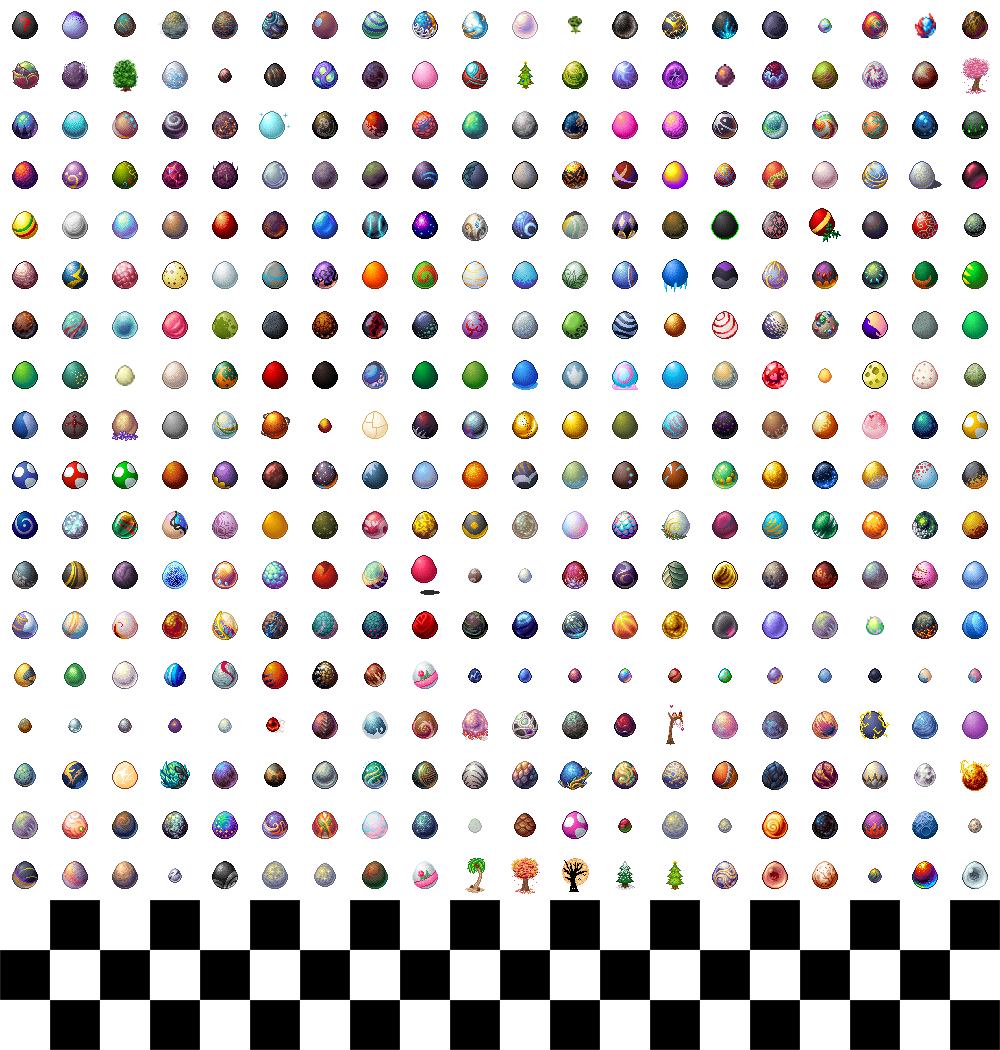
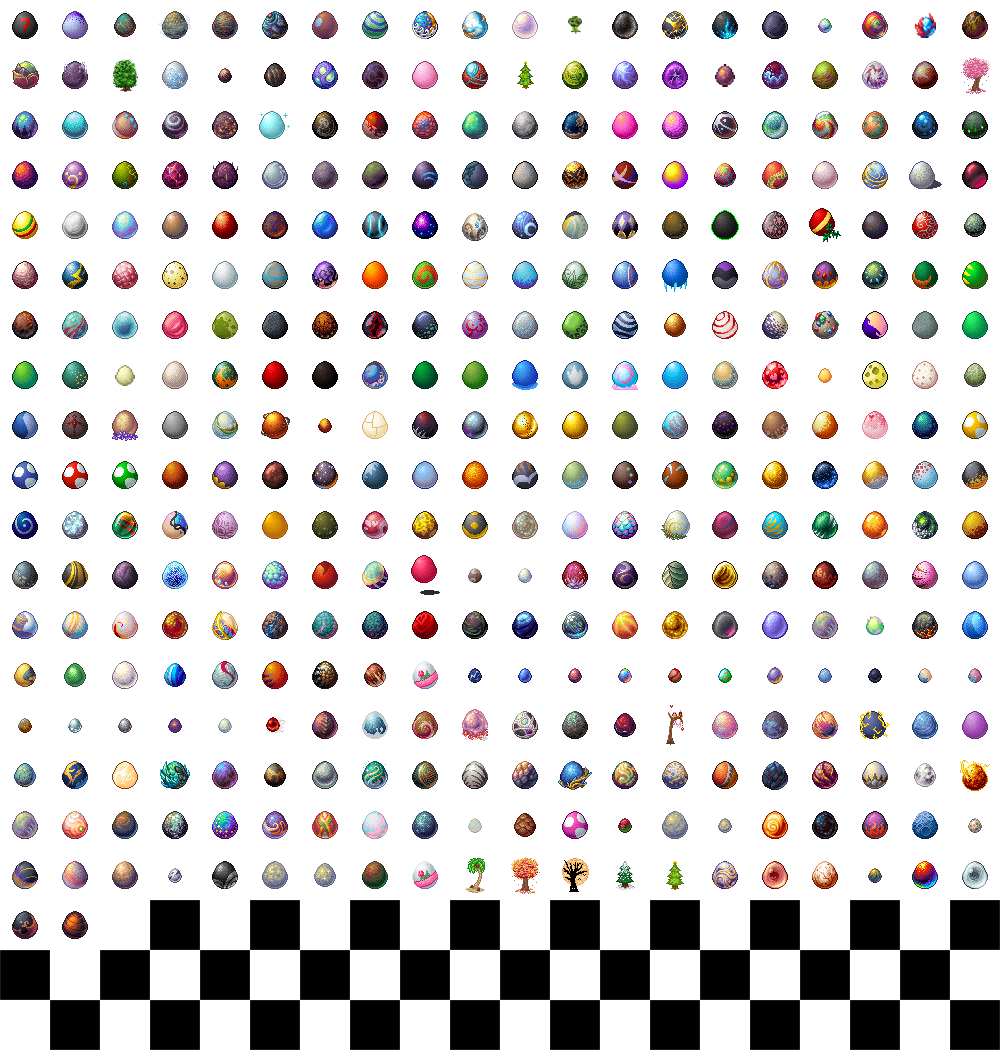
Layer changes from the first 1000px x 1050px image to the second:
painted on "Layer 5" over bbox(12, 911, 88, 939)
removed layer "1" (1st of 3, in "ROW - 19") from group "ROW - 19" over bbox(12, 911, 38, 939)
removed layer "2" (1st of 3, in "ROW - 19") from group "ROW - 19" over bbox(50, 900, 100, 950)